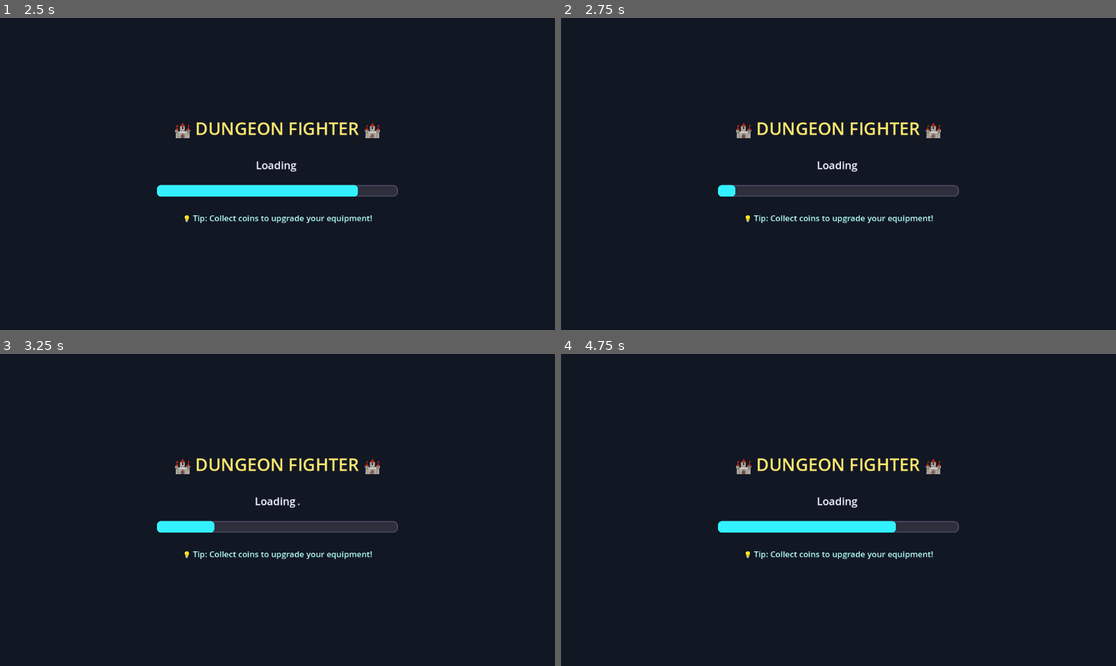
Above: before the commit, frames 1-4 (two rows, left to right).
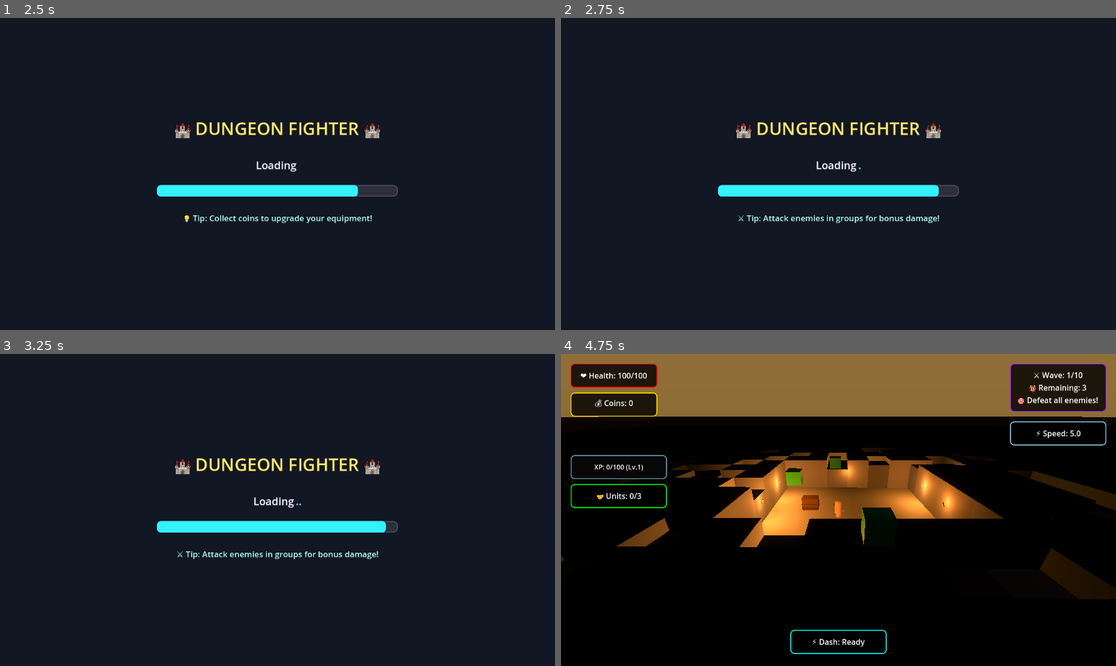
Above: after the commit, the same moments.

Repository: thaner66666666/game-1
Game: Godot game, scene res://Scenes/main.tscn
The game is run twice, just before and just after one commit, with the same random seed, the same clock (stepped at 60 frames per second) and the same inputs.
Inputs (mouse positions are in pixels of both pictures, inside the frame that each line leads up to):
- Up to frame 1 (2.5 s): tap Enter (ui_accept) at 0.5, 1.52, 1.55, 1.82 s; move the mouse to (399, 158) at 0.52 s; hold D (move_right) 0.53-1.28 s; hold Enter (ui_accept) 0.53-1.28 s; click (399, 158) at 0.67 s; move the mouse to (166, 189) at 1.27 s; hold S (move_down) 1.28-2.03 s; click (166, 189) at 1.35 s; move the mouse to (333, 105) at 2.02 s; hold D (move_right) from 2.03 s (still down); hold Enter (ui_accept) from 2.03 s (still down); tap Space (dash) at 2.1 s
- Up to frame 2 (2.75 s): keep holding D (move_right); keep holding Enter (ui_accept)
- Up to frame 3 (3.25 s): move the mouse to (249, 572) at 2.77 s; release D (move_right) at 2.78 s; release Enter (ui_accept) at 2.78 s; hold W (move_up) from 2.78 s (still down); tap Q (drop_weapon) at 2.85 s; click (249, 572) at 2.92 s; tap Enter (ui_accept) at 3.02, 3.05 s
- Up to frame 4 (4.75 s): tap Enter (ui_accept) at 3.32, 3.77, 3.8, 4.07, 4.52, 4.55 s; move the mouse to (1005, 556) at 3.52 s; release W (move_up) at 3.53 s; hold E (interaction) 3.53-4.28 s; hold A (move_left) from 3.53 s (still down); move the mouse to (672, 463) at 4.27 s; tap 1 at 4.35 s

Frame 1 is identical in both runs. In frame 2, 2.0% of the frame differs, in the area x 30-69%, y 45-66%; in frame 3, 1.8%; in frame 4, 100%, in the area x 0-100%, y 0-100%.

Commit message:
Adjust camera zoom limits and remove debug death trigger
Updated camera_3d.gd to allow closer and farther zoom by changing min_zoom_distance to 1.0 and max_zoom_distance to 30.0, and improved camera height calculation for zoom. Removed the temporary debug instant death trigger from player.gd.

Diff:
--- a/dot gds/camera_3d.gd
+++ b/dot gds/camera_3d.gd
@@ -19,8 +19,8 @@
 
 # --- Camera Zoom Settings ---
 @export_group("Zoom")
-@export var min_zoom_distance: float = 5.0  ## Closest zoom distance
-@export var max_zoom_distance: float = 20.0  ## Farthest zoom distance
+@export var min_zoom_distance: float = 1.0  ## Closest zoom distance (was 5.0)
+@export var max_zoom_distance: float = 30.0  ## Farthest zoom distance (was 20.0)
 @export var zoom_speed: float = 2.0  ## How fast zoom responds to mouse wheel
 @export var current_zoom: float = 12.0  ## Starting zoom distance
 
@@ -170,10 +170,11 @@
 
 func _calculate_camera_position() -> Vector3:
 	"""Calculates where the camera should be positioned based on current settings"""
-
 	# Start with player position at fixed safe height
 	var target_position = player.global_position
-	target_position.y += camera_height
+	# Lower the camera height as we zoom in for less top-down effect
+	var _dynamic_height = camera_height * (current_zoom / max_zoom_distance)
+	target_position.y += lerp(camera_height * 0.5, camera_height, current_zoom / max_zoom_distance)
 
 	# Calculate horizontal distance based on zoom and vertical angle
 	var horizontal_distance = current_zoom * cos(rotation_x)
--- a/dot gds/player.gd
+++ b/dot gds/player.gd
@@ -492,13 +492,6 @@
 	if Input.is_key_pressed(KEY_F6):
 		print("[Debug] is_inside_tree(): ", is_inside_tree())
 		_spawn_debug_ally()
-	# TEMP: Test instant death for debugging
-	if Input.is_action_just_pressed("ui_accept"):
-		if not is_dead and health_component and health_component.has_method("take_damage"):
-			print("🩸 Debug death triggered")
-			print("Current health before damage: ", health_component.get_health())
-			print("Max health: ", health_component.get_max_health())
-			health_component.take_damage(health_component.get_max_health())
 
 func _spawn_debug_ally():
 	# Check if node is NOT in scene tree before proceeding
